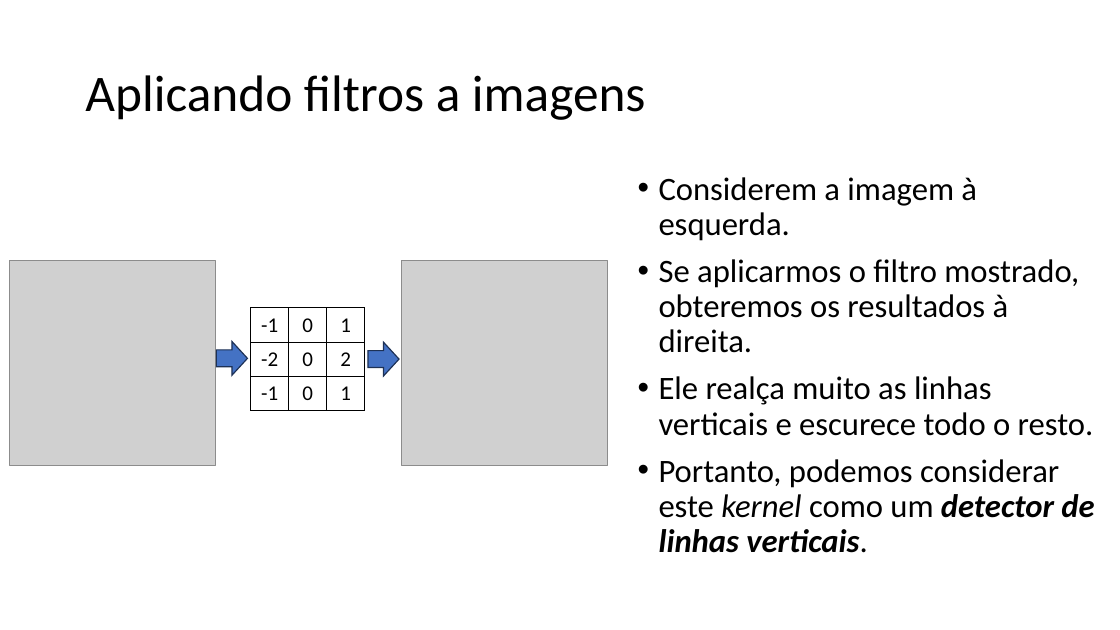
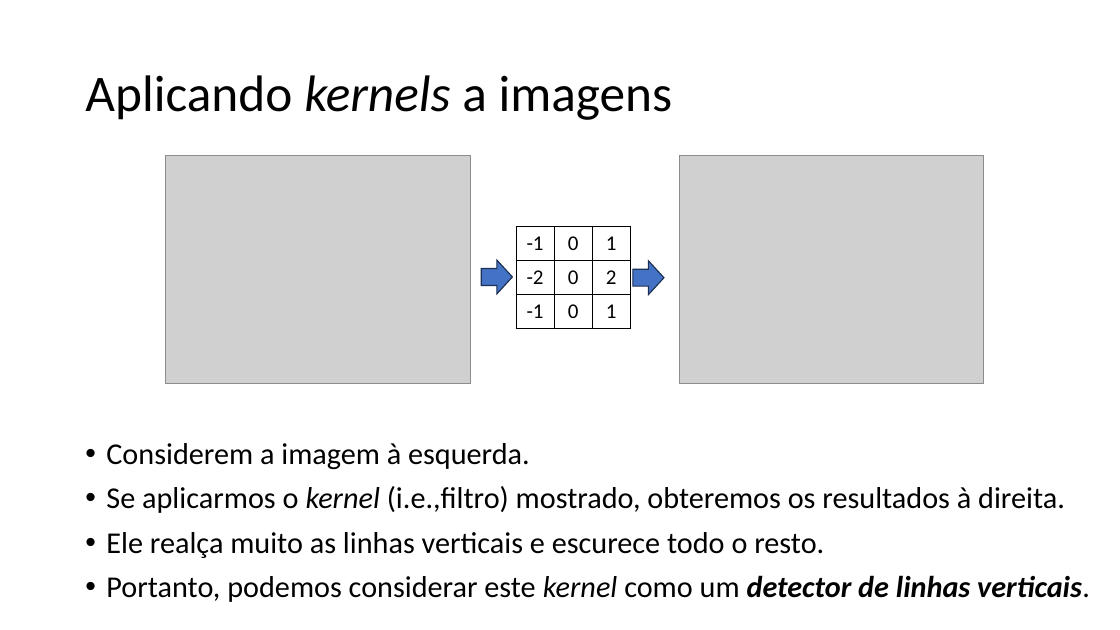
Before and after one commit to zz4fap/tp557-iot-ml, a slide deck: slide 24 of slides/TP557_12_Introduzindo_convoluções.pptx (slide 28 before the commit). Drawn at 1120x630 pixels with LibreOffice and Linux fonts; fonts in the diff are those of the drawing; grey boxes stand for pictures. Boxes give left, top, right and bottom in pixels: in the first picture for what was removed or moved away, otherwise in the second. Text is boxed around its words. In the diff, an @@ line names an element or a change of style, - is before the commit and + after.

```diff
--- a/slides/TP557_12_Introduzindo_convoluções.pptx
+++ b/slides/TP557_12_Introduzindo_convoluções.pptx
@@ title at <box>85,75,673,120</box>: text changed @@
-Aplicando filtros a imagens
+Aplicando kernels a imagens
@@ picture added at <box>166,155,470,383</box> @@
@@ picture added at <box>680,155,984,383</box> @@
@@ table: place and size @@
-table at <box>250,308,364,411</box>
+table at <box>516,227,629,329</box>
@@ picture removed at <box>9,260,215,465</box> @@
@@ picture removed at <box>401,260,607,465</box> @@
@@ right arrow: place and size @@
-right arrow at <box>368,342,399,376</box>
+right arrow at <box>481,260,513,294</box>
@@ right arrow: place and size @@
-right arrow at <box>217,342,248,376</box>
+right arrow at <box>633,260,664,294</box>
@@ text "Considerem a imagem à esquerda.": place and size @@
-text "Considerem a imagem à esquerda." at <box>659,177,1094,553</box>
+text "Considerem a imagem à esquerda." at <box>106,443,1090,602</box>
@@ text at <box>106,443,1090,602</box>: size 28 to 25.9 pt in "Considerem a imagem à esquerda.", "Ele realça muito as linhas verticais e ...", "Portanto, podemos considerar este kernel como um ..." @@
@@ text at <box>106,486,1065,513</box>: text changed; size 28 to 25.9 pt @@
-• Se aplicarmos o filtro mostrado, obteremos os resultados à direita.
+• Se aplicarmos o kernel (i.e.,filtro) mostrado, obteremos os resultados à direita.
```
Also in this commit, not shown: 2 other slides changed, 3 slides added, 1 slide removed.
